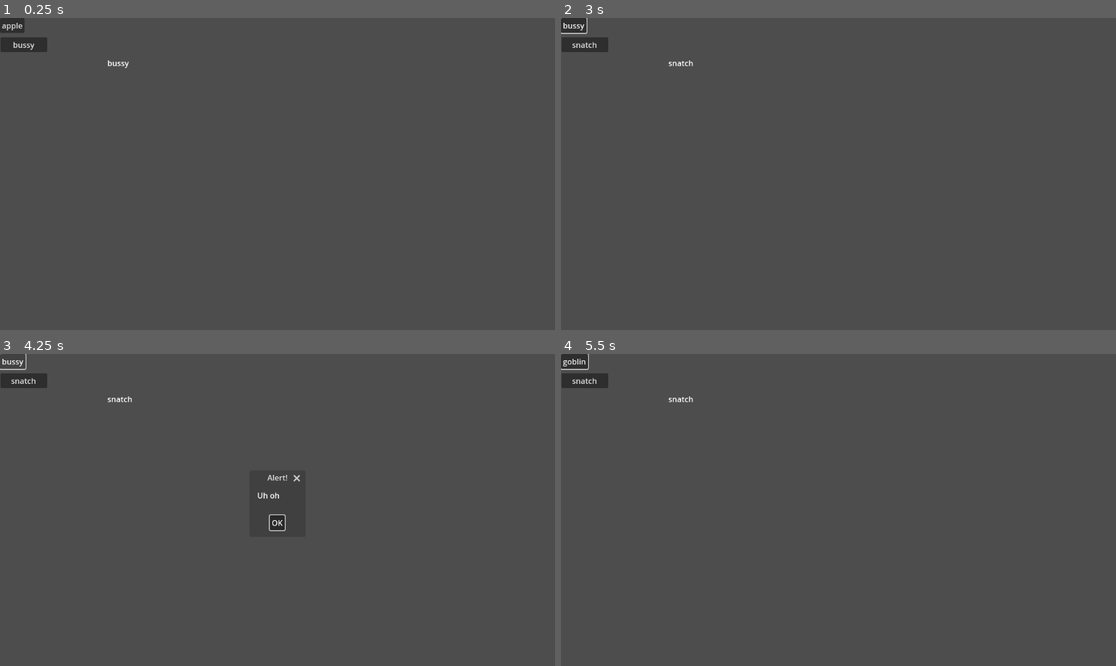
Above: before the commit, frames 1-4 (two rows, left to right).
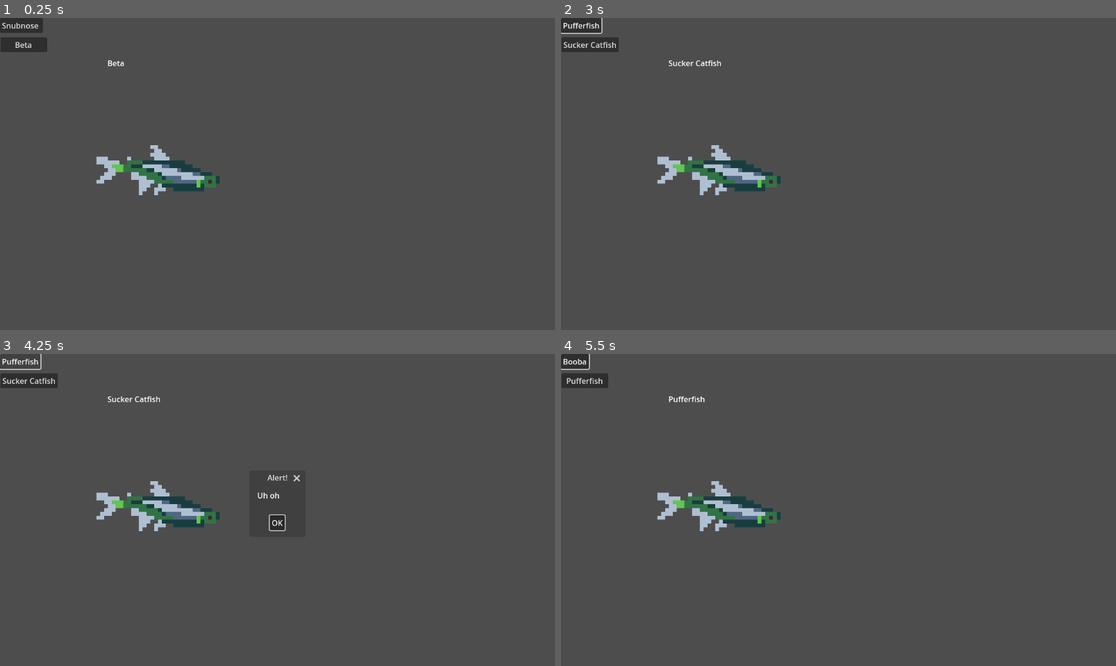
Above: after the commit, the same moments.

Repository: XeonAndressyll/Mail-Sort-Minigame
Game: Godot game, scene res://Sortgame.tscn
Two runs of this game, one before a commit and one after it. Both use one fixed random seed, a clock stepped at 60 frames per second and the inputs below.
Inputs (mouse positions are in pixels of both pictures, inside the frame that each line leads up to):
- Up to frame 1 (0.25 s): no input
- Up to frame 2 (3 s): click "apple" (after the commit: "Snubnose") at 0.5 s; click "bussy" (after the commit: "Beta") at 1.25 s; click (716, 177) at 2.02 s; click "OK" at 2.75 s
- Up to frame 3 (4.25 s): click "bussy" (after the commit: "Pufferfish") at 3.5 s
- Up to frame 4 (5.5 s): click "snatch" (after the commit: "Sucker Catfish") at 4.25 s; click "OK" at 5 s

The runs differ from the first frame. In frame 1, 1.9% of the frame differs, in the area x 0-40%, y 0-57%; in frame 2, 2.1%; in frame 3, 2.0%; in frame 4, 1.9%.

Commit message:
Mail Game 1/12
Added FishData
Added Assets folder
Added _FishButton

Diff:
--- /dev/null
+++ b/mail-sort-minigame-(fish)/Fish Data.gd
@@ -0,0 +1,18 @@
+extends Node
+
+@export var TotalFishArray : Array = []
+
+const filepath : String = "res://Fish-type-mailslot.txt"
+
+# Called when the node enters the scene tree for the first time.
+func _ready() -> void:
+	var f = FileAccess.open(filepath, FileAccess.READ)
+	while not f.eof_reached():
+		var line : String = f.get_line()
+		TotalFishArray.append(line)
+	f.close()
+	print(filepath)
+
+# Called every frame. 'delta' is the elapsed time since the previous frame.
+func _process(delta: float) -> void:
+	pass
--- /dev/null
+++ b/mail-sort-minigame-(fish)/FishButton.tscn
@@ -0,0 +1,11 @@
+[gd_scene load_steps=4 format=3 uid="uid://jhc4gdeohmgv"]
+
+[ext_resource type="Texture2D" uid="uid://chr2stk6dpff" path="res://Assets/TetraDark32x32.png" id="1_cnhg7"]
+[ext_resource type="Texture2D" uid="uid://iiqvanyowft3" path="res://Assets/Tetra32x32.png" id="2_u0wdj"]
+[ext_resource type="Script" uid="uid://b1mttx1sley6n" path="res://fish_button.gd" id="3_xqjg2"]
+
+[node name="FishButton" type="TextureButton"]
+texture_normal = ExtResource("1_cnhg7")
+texture_pressed = ExtResource("2_u0wdj")
+stretch_mode = 5
+script = ExtResource("3_xqjg2")
--- a/mail-sort-minigame-(fish)/Sortgame.tscn
+++ b/mail-sort-minigame-(fish)/Sortgame.tscn
@@ -24,7 +24,7 @@
 [node name="TargetIcon" type="Label" parent="."]
 offset_left = 223.0
 offset_top = 82.0
-offset_right = 263.0
+offset_right = 310.0
 offset_bottom = 105.0
 text = "Target Icon"
 
--- /dev/null
+++ b/mail-sort-minigame-(fish)/fish_button.gd
@@ -0,0 +1,12 @@
+extends TextureButton
+
+
+
+# Called when the node enters the scene tree for the first time.
+func _ready() -> void:
+	pass # Replace with function body.
+
+
+# Called every frame. 'delta' is the elapsed time since the previous frame.
+func _process(delta: float) -> void:
+	pass
--- /dev/null
+++ b/mail-sort-minigame-(fish)/fish_data.tscn
@@ -0,0 +1,6 @@
+[gd_scene load_steps=2 format=3 uid="uid://jtoogs5u1d4f"]
+
+[ext_resource type="Script" uid="uid://cta88tu7ts83m" path="res://Fish Data.gd" id="1_7ndhe"]
+
+[node name="FishData" type="Node"]
+script = ExtResource("1_7ndhe")
--- /dev/null
+++ b/mail-sort-minigame-(fish)/node.gd
@@ -0,0 +1,11 @@
+extends Node
+
+
+# Called when the node enters the scene tree for the first time.
+func _ready() -> void:
+	pass # Replace with function body.
+
+
+# Called every frame. 'delta' is the elapsed time since the previous frame.
+func _process(delta: float) -> void:
+	pass
--- a/mail-sort-minigame-(fish)/node_2d.gd
+++ b/mail-sort-minigame-(fish)/node_2d.gd
@@ -2,19 +2,55 @@
 
 @onready var button : Button = $Button
 @onready var button2 : Button = $Button2
+
 @onready var target : Label = $TargetIcon
 
-const target_pool : Array= ["apple", "peen", "bussy", "box", "snatch", "goblin"]
+var FishData_scene: PackedScene = load("res://fish_data.tscn")
+var FishData: Node = FishData_scene.instantiate()
+
+var _FishButtonScene : PackedScene = load("res://FishButton.tscn")
+var _FishButton : TextureButton = _FishButtonScene.instantiate()
+
+
+var target_pool : Array= []
+var file_location : String = "res://Fish-type-mailslot.txt"
 
 
 func _ready() -> void:
 	button.pressed.connect(button_press.bind(button))
 	button2.pressed.connect(button_press.bind(button2))
 
+	add_child(FishData)
+	FishData.owner = self
+
+	add_child(_FishButton)
+	_FishButton.owner = self
+	_FishButton.position = Vector2(200, 200)
+	_FishButton.scale = Vector2(8, 8)
+
 	$AcceptDialog.confirmed.connect(reset)
 
+	fish_get_data()
+
+	target_pool = $FishData.get_meta("TotalFishArray")
+
+	print("What node.2d thinks TotalFishArray is: ", $FishData.get_meta("TotalFishArray"))
 
 	reset()
+
+func fish_get_data() -> void:
+	var f = FileAccess.open(file_location, FileAccess.READ)
+	var _array : Array = []
+	while not f.eof_reached():
+		var line : String = f.get_line()
+		if line == "":
+			pass
+		else:
+			_array.append(line)
+	$FishData.set_meta("TotalFishArray", _array)
+	f.close()
+	print(_array)
+
 
 func reset() -> void:
 	target.text = target_pool.pick_random()
--- a/mail-sort-minigame-(fish)/project.godot
+++ b/mail-sort-minigame-(fish)/project.godot
@@ -17,5 +17,6 @@
 
 [rendering]
 
+textures/canvas_textures/default_texture_filter=0
 renderer/rendering_method="gl_compatibility"
 renderer/rendering_method.mobile="gl_compatibility"
Binary file added: mail-sort-minigame-(fish)/Assets/Tetra32x32.png
Not shown, added: mail-sort-minigame-(fish)/Assets/Tetra32x32.png.import
Binary file added: mail-sort-minigame-(fish)/Assets/TetraDark32x32.png
Not shown, added: mail-sort-minigame-(fish)/Assets/TetraDark32x32.png.import
Not shown, added: mail-sort-minigame-(fish)/Fish Data.gd.uid
Not shown, added: mail-sort-minigame-(fish)/Fish-type-mailslot.txt
Not shown, added: mail-sort-minigame-(fish)/fish_button.gd.uid
Not shown, added: mail-sort-minigame-(fish)/node.gd.uid
